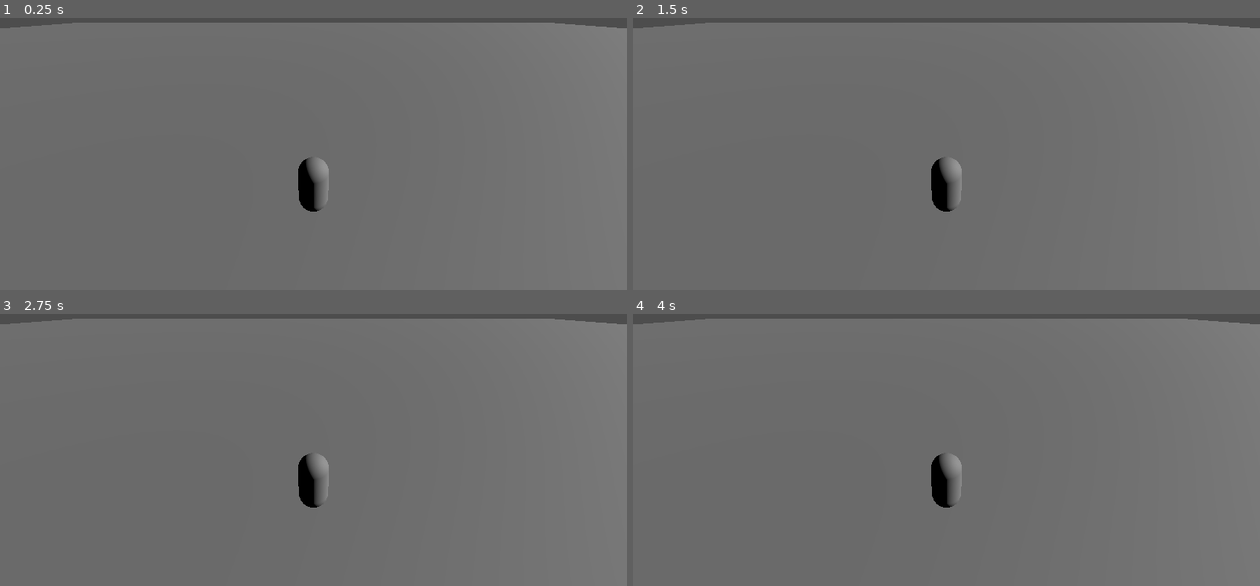
Above: before the commit, frames 1-4 (two rows, left to right).
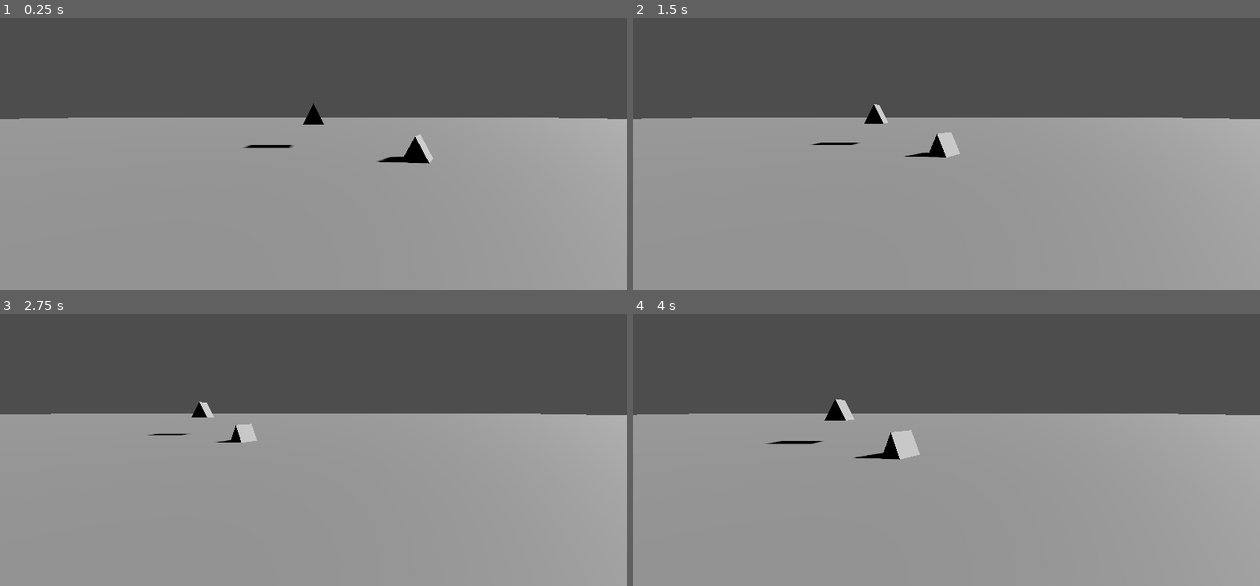
Above: after the commit, the same moments.

Repository: emeryplyler/Jam
Game: Godot game, scene res://main.tscn
Same seed, same stepped clock (60 frames per second), same inputs: the game is played once before the commit and once after it.
Inputs:
- Up to frame 1 (0.25 s): no input
- Up to frame 2 (1.5 s): tap Enter (ui_accept) at 0.5, 0.6, 0.77, 1.07, 1.35 s; hold D (Right, bound only after the commit) 0.53-1.28 s; hold S (Backward, bound only after the commit) from 1.28 s (still down)
- Up to frame 3 (2.75 s): tap Enter (ui_accept) at 1.52, 1.82, 2.1 s; release S (Backward, bound only after the commit) at 2.03 s; hold D (Right, bound only after the commit) from 2.03 s (still down)
- Up to frame 4 (4 s): release D (Right, bound only after the commit) at 2.78 s; hold W (Forward, bound only after the commit) 2.78-3.53 s; tap Enter (ui_accept) at 2.85, 3.02, 3.32, 3.6, 3.77 s; hold A (Left, bound only after the commit) from 3.53 s (still down)

The runs differ from the first frame. In frame 1, 98% of the frame differs, in the area x 0-100%, y 1-100%; in frame 2, 98%; in frame 3, 98%; in frame 4, 98%.

Commit message:
update to 4.3, player movement

Diff:
--- a/main.tscn
+++ b/main.tscn
@@ -1,9 +1,13 @@
-[gd_scene load_steps=5 format=3 uid="uid://c3scy7pclrd8h"]
+[gd_scene load_steps=7 format=3 uid="uid://c3scy7pclrd8h"]
+
+[ext_resource type="Script" path="res://player.gd" id="1_rwvyv"]
 
 [sub_resource type="WorldBoundaryShape3D" id="WorldBoundaryShape3D_65nkc"]
 
 [sub_resource type="PlaneMesh" id="PlaneMesh_fhoqf"]
 size = Vector2(200, 200)
+
+[sub_resource type="PrismMesh" id="PrismMesh_6wxw5"]
 
 [sub_resource type="CapsuleShape3D" id="CapsuleShape3D_tijw1"]
 
@@ -23,9 +27,20 @@
 
 [node name="DirectionalLight3D" type="DirectionalLight3D" parent="World"]
 transform = Transform3D(0.5, 2.58096e-08, 0.866025, -0.866025, 1.49012e-08, 0.5, 0, -1, 2.98023e-08, 0, 9.50741, -10.5862)
+light_energy = 2.0
+shadow_enabled = true
+
+[node name="MeshInstance3D" type="MeshInstance3D" parent="World"]
+transform = Transform3D(1, 0, 0, 0, 1, 0, 0, 0, 1, 0, 1.61072, -11.3366)
+mesh = SubResource("PrismMesh_6wxw5")
+
+[node name="MeshInstance3D2" type="MeshInstance3D" parent="World"]
+transform = Transform3D(0.831062, 0, -0.55618, 0, 1, 0, 0.55618, 0, 0.831062, 3.6685, 0.354627, -8.0724)
+mesh = SubResource("PrismMesh_6wxw5")
 
 [node name="CharacterBody3D" type="CharacterBody3D" parent="."]
-transform = Transform3D(1, 0, 0, 0, 1, 0, 0, 0, 1, 0, 1.51372, 0)
+transform = Transform3D(1, 0, 0, 0, 1, 0, 0, 0, 1, 0, 1.19895, 0)
+script = ExtResource("1_rwvyv")
 
 [node name="CollisionShape3D" type="CollisionShape3D" parent="CharacterBody3D"]
 shape = SubResource("CapsuleShape3D_tijw1")
@@ -33,5 +48,5 @@
 [node name="MeshInstance3D" type="MeshInstance3D" parent="CharacterBody3D"]
 mesh = SubResource("CapsuleMesh_46s2m")
 
-[node name="FollowCam" type="Camera3D" parent="CharacterBody3D"]
-transform = Transform3D(1, 0, 0, 0, 0.902578, 0.430527, 0, -0.430527, 0.902578, 0, 5.39602, 5.86705)
+[node name="1stPersonCam" type="Camera3D" parent="CharacterBody3D"]
+transform = Transform3D(1, 0, 0, 0, 1, 0, 0, 0, 1, 0, 0.601149, 0)
--- /dev/null
+++ b/player.gd
@@ -0,0 +1,28 @@
+extends CharacterBody3D
+
+
+const SPEED = 5.0
+const JUMP_VELOCITY = 4.5
+
+
+func _physics_process(delta: float) -> void:
+	# Add the gravity.
+	if not is_on_floor():
+		velocity += get_gravity() * delta
+
+	## Handle jump.
+	#if Input.is_action_just_pressed("ui_accept") and is_on_floor():
+		#velocity.y = JUMP_VELOCITY
+
+	# Get the input direction and handle the movement/deceleration.
+	# As good practice, you should replace UI actions with custom gameplay actions.
+	var input_dir := Input.get_vector("Left", "Right", "Forward", "Backward")
+	var direction := (transform.basis * Vector3(input_dir.x, 0, input_dir.y)).normalized()
+	if direction:
+		velocity.x = direction.x * SPEED
+		velocity.z = direction.z * SPEED
+	else:
+		velocity.x = move_toward(velocity.x, 0, SPEED)
+		velocity.z = move_toward(velocity.z, 0, SPEED)
+
+	move_and_slide()
--- a/project.godot
+++ b/project.godot
@@ -12,5 +12,37 @@
 
 config/name="Jam"
 run/main_scene="res://main.tscn"
-config/features=PackedStringArray("4.2", "Forward Plus")
+config/features=PackedStringArray("4.3", "Forward Plus")
 config/icon="res://icon.svg"
+
+[input]
+
+Forward={
+"deadzone": 0.5,
+"events": [Object(InputEventKey,"resource_local_to_scene":false,"resource_name":"","device":-1,"window_id":0,"alt_pressed":false,"shift_pressed":false,"ctrl_pressed":false,"meta_pressed":false,"pressed":false,"keycode":0,"physical_keycode":87,"key_label":0,"unicode":119,"location":0,"echo":false,"script":null)
+]
+}
+Left={
+"deadzone": 0.5,
+"events": [Object(InputEventKey,"resource_local_to_scene":false,"resource_name":"","device":-1,"window_id":0,"alt_pressed":false,"shift_pressed":false,"ctrl_pressed":false,"meta_pressed":false,"pressed":false,"keycode":0,"physical_keycode":65,"key_label":0,"unicode":97,"location":0,"echo":false,"script":null)
+]
+}
+Right={
+"deadzone": 0.5,
+"events": [Object(InputEventKey,"resource_local_to_scene":false,"resource_name":"","device":-1,"window_id":0,"alt_pressed":false,"shift_pressed":false,"ctrl_pressed":false,"meta_pressed":false,"pressed":false,"keycode":0,"physical_keycode":68,"key_label":0,"unicode":100,"location":0,"echo":false,"script":null)
+]
+}
+Backward={
+"deadzone": 0.5,
+"events": [Object(InputEventKey,"resource_local_to_scene":false,"resource_name":"","device":-1,"window_id":0,"alt_pressed":false,"shift_pressed":false,"ctrl_pressed":false,"meta_pressed":false,"pressed":false,"keycode":0,"physical_keycode":83,"key_label":0,"unicode":115,"location":0,"echo":false,"script":null)
+]
+}
+"Toggle Camera"={
+"deadzone": 0.5,
+"events": []
+}
+Interact={
+"deadzone": 0.5,
+"events": [Object(InputEventKey,"resource_local_to_scene":false,"resource_name":"","device":-1,"window_id":0,"alt_pressed":false,"shift_pressed":false,"ctrl_pressed":false,"meta_pressed":false,"pressed":false,"keycode":0,"physical_keycode":32,"key_label":0,"unicode":32,"location":0,"echo":false,"script":null)
+]
+}
